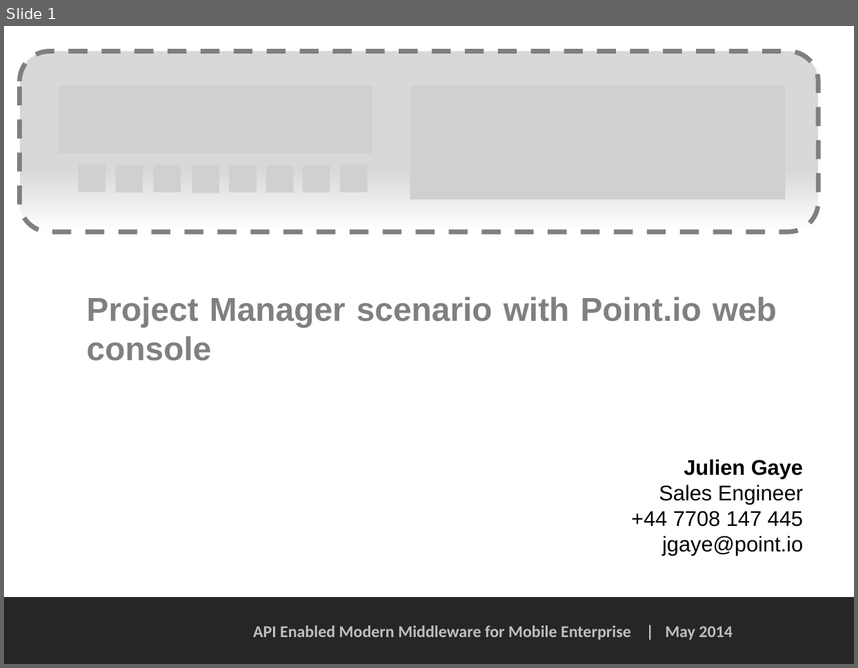
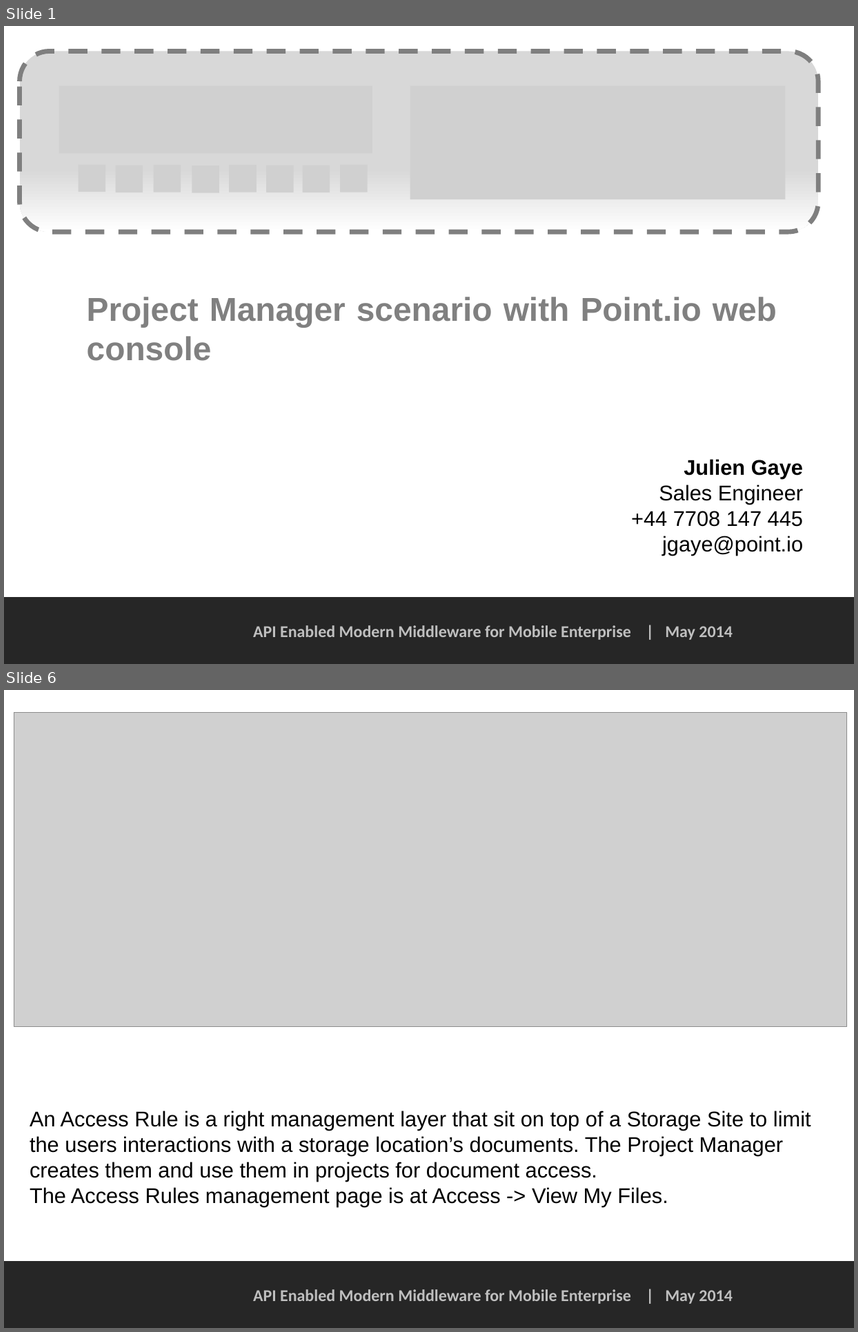
Before and after one commit to PointIO/Documentation, a slide deck: web console doc/Project Manager scenario - web console.pptx. Shown one above the other, each under a label of ours: slide 1 before the commit, slides 1 and 6 after it; the slides between them are not shown. The pictures are 858x668 and 858x1332 pixels, drawn with LibreOffice and Linux fonts; fonts in the diff are those of the drawing; grey boxes stand for pictures; background and template pictures are left out. Boxes give left, top, right and bottom in pixels: in the first picture for what was removed or moved away, otherwise in the second. Text is boxed around its words. In the diff, an @@ line names an element or a change of style, - is before the commit and + after.

Commit message:
Project Manager updated to v1, typo in Storage Administrator fixed

```diff
--- a/web console doc/Project Manager scenario - web console.pptx
+++ b/web console doc/Project Manager scenario - web console.pptx
@@ slide 6 added at box(4, 690, 854, 1328), background #FFFFFF; not listed: 2 template elements that a slide beside it also shows @@
@@ picture added at box(14, 713, 847, 1027) @@
@@ text added at box(30, 1110, 811, 1207), 18 pt, text #000000 @@
+An Access Rule is a right management layer that sit on top of a Storage Site to limit the users interactions with a storage location’s documents. The Project Manager creates them and use them in projects for document access.
+The Access Rules management page is at Access -> View My Files.
```
Also in this commit, not shown: 1 slide changed, 14 other slides added, 16 slides removed, 1 other file.
